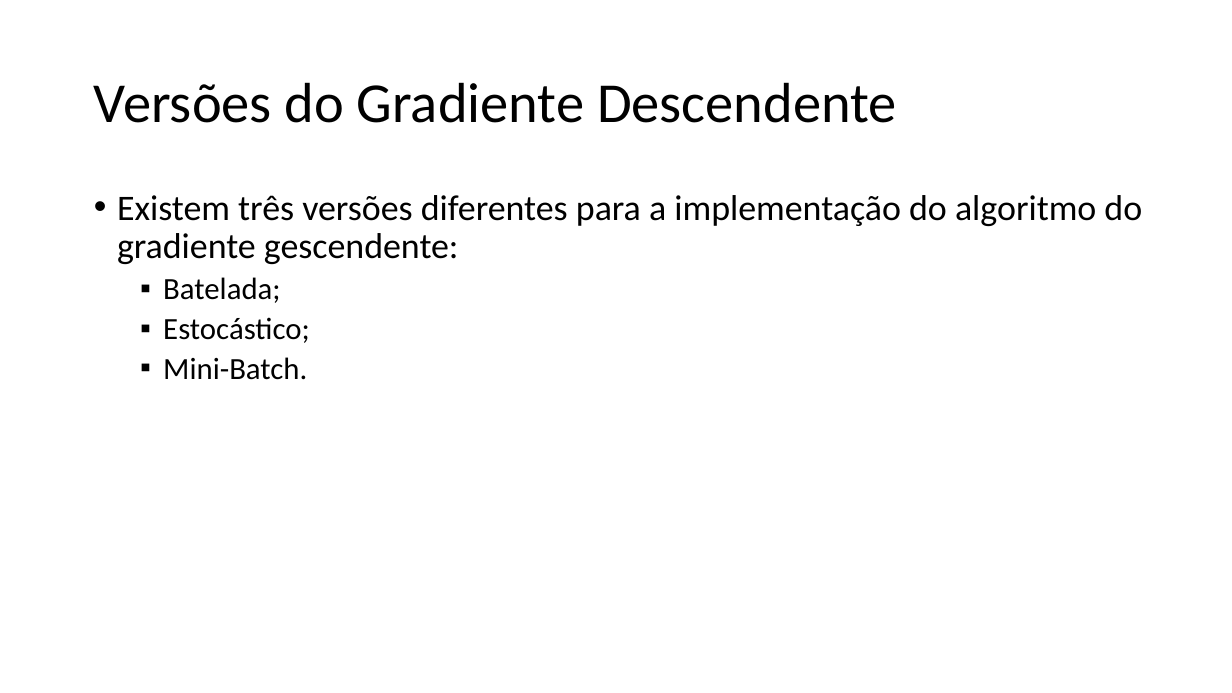
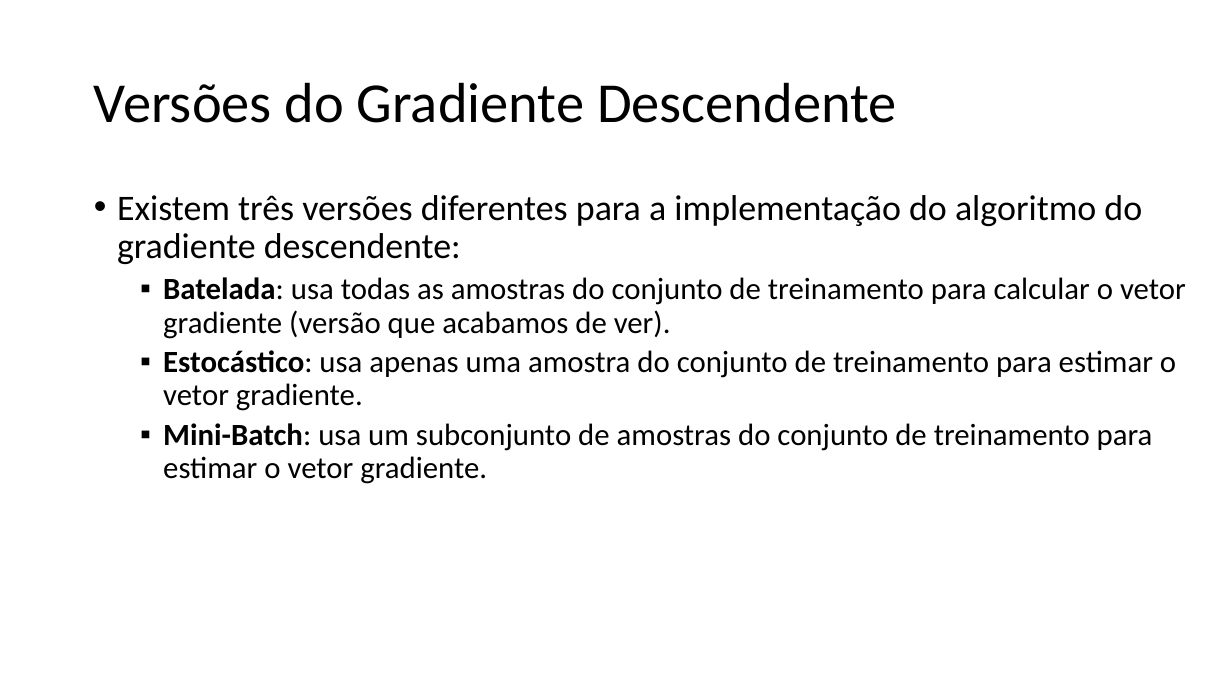
Before and after one commit to zz4fap/t319_aprendizado_de_maquina, a slide deck: slide 10 of slides/T319_Regressão_Linear (Parte II).pptx. Drawn at 1232x693 pixels with LibreOffice and Linux fonts; fonts in the diff are those of the drawing. Boxes give left, top, right and bottom in pixels: in the first picture for what was removed or moved away, otherwise in the second. Text is boxed around its words. In the diff, an @@ line names an element or a change of style, - is before the commit and + after.

```diff
--- a/slides/T319_Regressão_Linear (Parte II).pptx
+++ b/slides/T319_Regressão_Linear (Parte II).pptx
@@ text at box(117, 195, 1186, 484): text changed; size 28 to 24 pt @@
-• Existem três versões diferentes para a implementação do algoritmo do gradiente gescendente:
-  ▪ Batelada;
-  ▪ Estocástico;
-  ▪ Mini-Batch.
+• Existem três versões diferentes para a implementação do algoritmo do gradiente descendente:
+  ▪ Batelada: usa todas as amostras do conjunto de treinamento para calcular o vetor gradiente (versão que acabamos de ver).
+  ▪ Estocástico: usa apenas uma amostra do conjunto de treinamento para estimar o vetor gradiente.
+  ▪ Mini-Batch: usa um subconjunto de amostras do conjunto de treinamento para estimar o vetor gradiente.
```
Also in this commit, not shown: 4 other slides changed, 3 other files.
